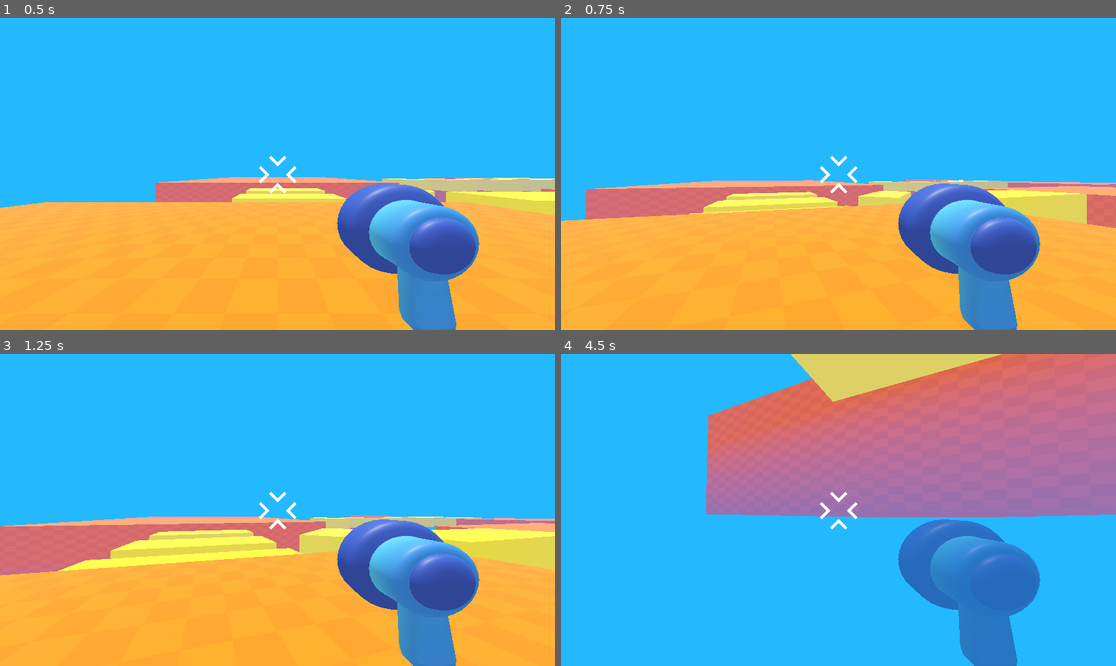
Above: before the commit, frames 1-4 (two rows, left to right).
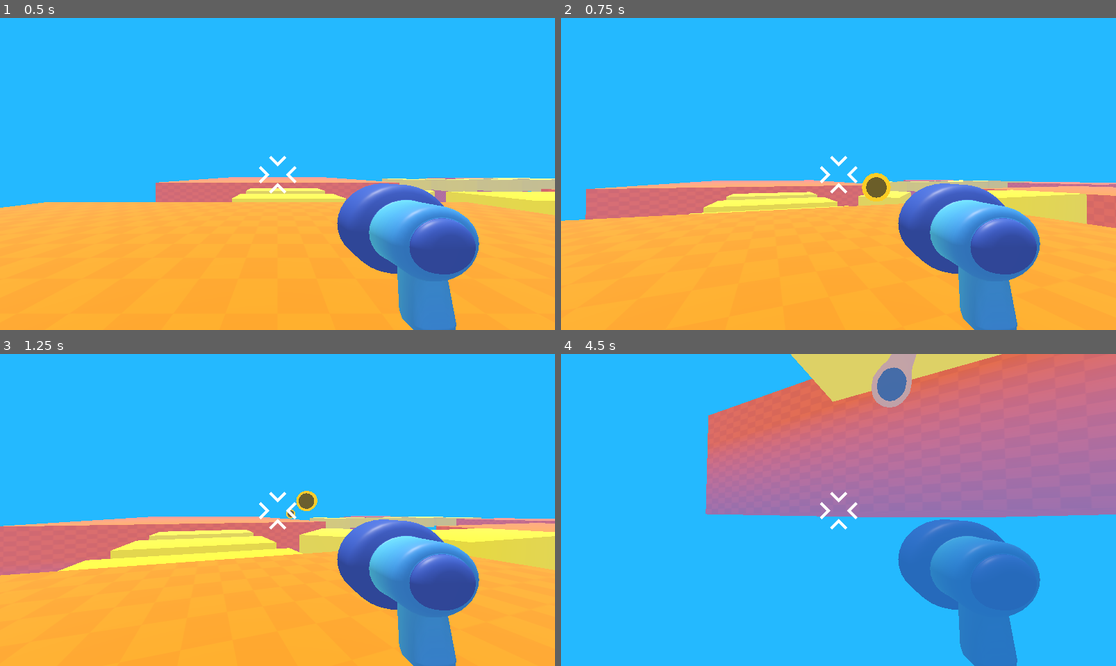
Above: after the commit, the same moments.

Repository: joao-enrique/fps-game
Game: Godot game, scene res://game.tscn
The game is run twice, just before and just after one commit, with the same random seed, the same clock (stepped at 60 frames per second) and the same inputs. The project has no main scene, so this scene is started directly.
Inputs (mouse positions are in pixels of both pictures, inside the frame that each line leads up to):
- Up to frame 1 (0.5 s): no input
- Up to frame 2 (0.75 s): tap Enter at 0.5 s; move the mouse to (866, 174) at 0.52 s; press the mouse at (866, 174) at 0.53 s; hold Up (ui_up) from 0.53 s (still down)
- Up to frame 3 (1.25 s): keep holding Up (ui_up); tap Space (jump) at 0.77 s
- Up to frame 4 (4.5 s): keep holding Up (ui_up); move the mouse to (810, 510) at 1.27 s; release the mouse at (810, 510) at 1.28 s; click (810, 510) at 1.35 s; tap Space (jump) at 1.52, 3.02, 3.77 s; move the mouse to (849, 503) at 2.02 s; press the mouse at (849, 503) at 2.03 s; move the mouse to (832, 516) at 2.77 s; release the mouse at (832, 516) at 2.78 s; click (832, 516) at 2.85 s; move the mouse to (877, 513) at 3.52 s; press the mouse at (877, 513) at 3.53 s; move the mouse to (794, 506) at 4.27 s; release the mouse at (794, 506) at 4.28 s; click (794, 506) at 4.35 s

Frame 1 is identical in both runs. In frame 2, 0.4% of the frame differs, in the area x 54-60%, y 49-59%; in frame 3, 0.2%; in frame 4, 1.0%, in the area x 55-65%, y 0-18%.

Commit message:
💾Feat: add Shoot Mechanical

Diff:
--- /dev/null
+++ b/player/bullet_3d.tscn
@@ -0,0 +1,18 @@
+[gd_scene load_steps=4 format=3 uid="uid://h30m0p2wjvyn"]
+
+[ext_resource type="PackedScene" uid="uid://c4rmwsxucidtv" path="res://player/projectile/projetile_3d.tscn" id="1_hotau"]
+[ext_resource type="Script" path="res://scripts/bullet_3d.gd" id="1_l23i4"]
+
+[sub_resource type="SphereShape3D" id="SphereShape3D_tim2h"]
+
+[node name="Bullet3D" type="Area3D"]
+transform = Transform3D(-1, 0, -8.74228e-08, 0, 1, 0, 8.74228e-08, 0, -1, 0, 0, 0)
+top_level = true
+script = ExtResource("1_l23i4")
+
+[node name="CollisionShape3D" type="CollisionShape3D" parent="."]
+transform = Transform3D(0.403, 0, 0, 0, 0.403, 0, 0, 0, 0.403, 0, 0, 0)
+shape = SubResource("SphereShape3D_tim2h")
+
+[node name="Projetile3D" parent="." instance=ExtResource("1_hotau")]
+transform = Transform3D(-4.37114e-08, 0, 1, 0, 1, 0, -1, 0, -4.37114e-08, 0, 0, 0)
--- a/player/player.tscn
+++ b/player/player.tscn
@@ -21,6 +21,9 @@
 [node name="Node3D" parent="Camera3D" instance=ExtResource("1_qmmhr")]
 transform = Transform3D(-0.94115, 0, -0.0357019, 0, 0.784745, 0, 0.0690312, 0, -0.486749, 0.664781, -0.316514, -1.00722)
 
+[node name="Marker3D" type="Marker3D" parent="Camera3D"]
+transform = Transform3D(1, 0, 0, 0, 1, 0, 0, 0, 1, 0.733092, -0.274741, -1.27763)
+
 [node name="MeshInstance3D" type="MeshInstance3D" parent="."]
 transform = Transform3D(1, 0, 0, 0, 1, 0, 0, 0, 1, 0, 1, 0)
 mesh = SubResource("CapsuleMesh_4gjnb")
@@ -39,3 +42,7 @@
 grow_vertical = 2
 scale = Vector2(0.551, 0.551)
 texture = ExtResource("3_jgoks")
+
+[node name="Timer" type="Timer" parent="."]
+wait_time = 0.4
+one_shot = true
--- /dev/null
+++ b/player/projectile/projetile_3d.tscn
@@ -0,0 +1,15 @@
+[gd_scene load_steps=4 format=3 uid="uid://c4rmwsxucidtv"]
+
+[ext_resource type="PackedScene" uid="uid://bl1abdlwirg31" path="res://player/projectile/projectile_model.glb" id="1_ghar7"]
+[ext_resource type="Shader" path="res://player/projectile/projectile.gdshader" id="2_av5k1"]
+
+[sub_resource type="ShaderMaterial" id="ShaderMaterial_b150i"]
+render_priority = 0
+shader = ExtResource("2_av5k1")
+shader_parameter/tail_color = Color(0.988235, 0.686275, 0, 1)
+shader_parameter/head_color = Color(0.333333, 0.290196, 0.0627451, 1)
+
+[node name="Projetile3D" instance=ExtResource("1_ghar7")]
+
+[node name="Projectile" parent="." index="0"]
+material_override = SubResource("ShaderMaterial_b150i")
--- a/project.godot
+++ b/project.godot
@@ -49,6 +49,11 @@
 "events": [Object(InputEventKey,"resource_local_to_scene":false,"resource_name":"","device":-1,"window_id":0,"alt_pressed":false,"shift_pressed":false,"ctrl_pressed":false,"meta_pressed":false,"pressed":false,"keycode":0,"physical_keycode":32,"key_label":0,"unicode":32,"echo":false,"script":null)
 ]
 }
+shoot={
+"deadzone": 0.5,
+"events": [Object(InputEventMouseButton,"resource_local_to_scene":false,"resource_name":"","device":-1,"window_id":0,"alt_pressed":false,"shift_pressed":false,"ctrl_pressed":false,"meta_pressed":false,"button_mask":1,"position":Vector2(208, 7),"global_position":Vector2(211, 39),"factor":1.0,"button_index":1,"pressed":true,"double_click":false,"script":null)
+]
+}
 
 [rendering]
 
--- /dev/null
+++ b/scripts/bullet_3d.gd
@@ -0,0 +1,12 @@
+extends Area3D
+
+const SPEED = 20.0
+const RANGE = 40.0
+
+var travelled_distance = 0.0
+
+func _physics_process(delta):
+	position += -transform.basis.z * SPEED * delta
+	travelled_distance += SPEED * delta
+	if travelled_distance > RANGE:
+		queue_free()
--- a/scripts/player.gd
+++ b/scripts/player.gd
@@ -30,3 +30,15 @@
 		velocity.y = 0.0
 
 	move_and_slide()
+
+	if Input.is_action_pressed("shoot") and $Timer.is_stopped():
+		shoot_bullet()
+
+func shoot_bullet():
+	const BULLET_3D = preload("res://player/bullet_3d.tscn")
+	var new_bullet = BULLET_3D.instantiate()
+	$Camera3D/Marker3D.add_child(new_bullet)
+
+	new_bullet.global_transform = $Camera3D/Marker3D.global_transform
+
+	$Timer.start()
